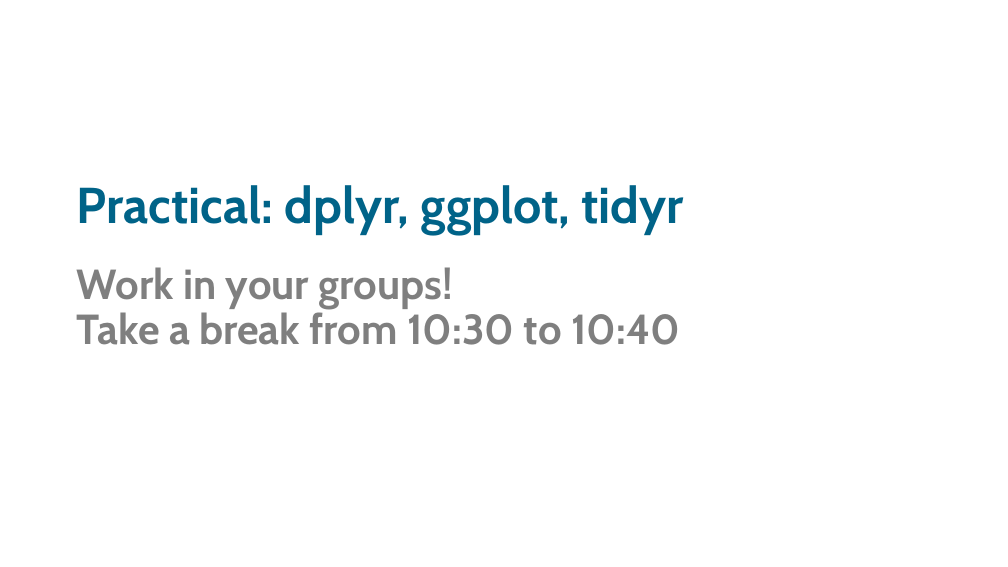
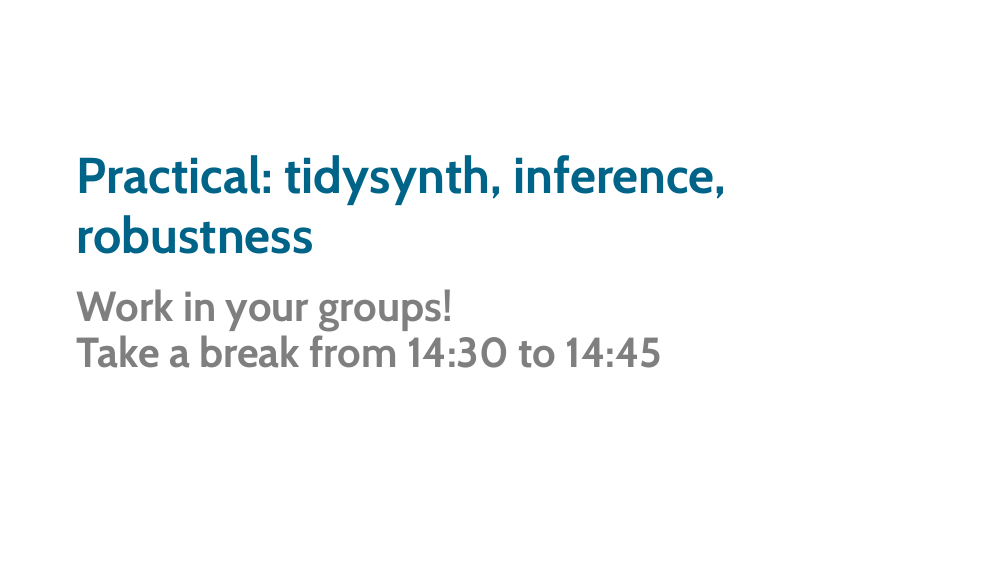
Before and after one commit to sodascience/workshop_causal_impact_assessment, a slide deck: slide 43 of lectures/03_synthetic_control/synthetic_control.pptx (slide 29 before the commit). Drawn at 1008x567 pixels with LibreOffice and Linux fonts; fonts in the diff are those of the drawing. Boxes give left, top, right and bottom in pixels: in the first picture for what was removed or moved away, otherwise in the second. Text is boxed around its words. In the diff, an @@ line names an element or a change of style, - is before the commit and + after.

```diff
--- a/lectures/03_synthetic_control/synthetic_control.pptx
+++ b/lectures/03_synthetic_control/synthetic_control.pptx
@@ title at (x1=77, y1=155, x2=727, y2=254): text changed @@
-Practical: dplyr, ggplot, tidyr
+Practical: tidysynth, inference, robustness
@@ text "Work in your groups!" moved from (x1=77, y1=267, x2=680, y2=345) to (x1=77, y1=289, x2=663, y2=368) @@
@@ text at (x1=77, y1=331, x2=663, y2=368): text changed @@
-Take a break from 10:30 to 10:40
+Take a break from 14:30 to 14:45
```
Also in this commit, not shown: 42 slides added, 28 slides removed, 4 other files.
